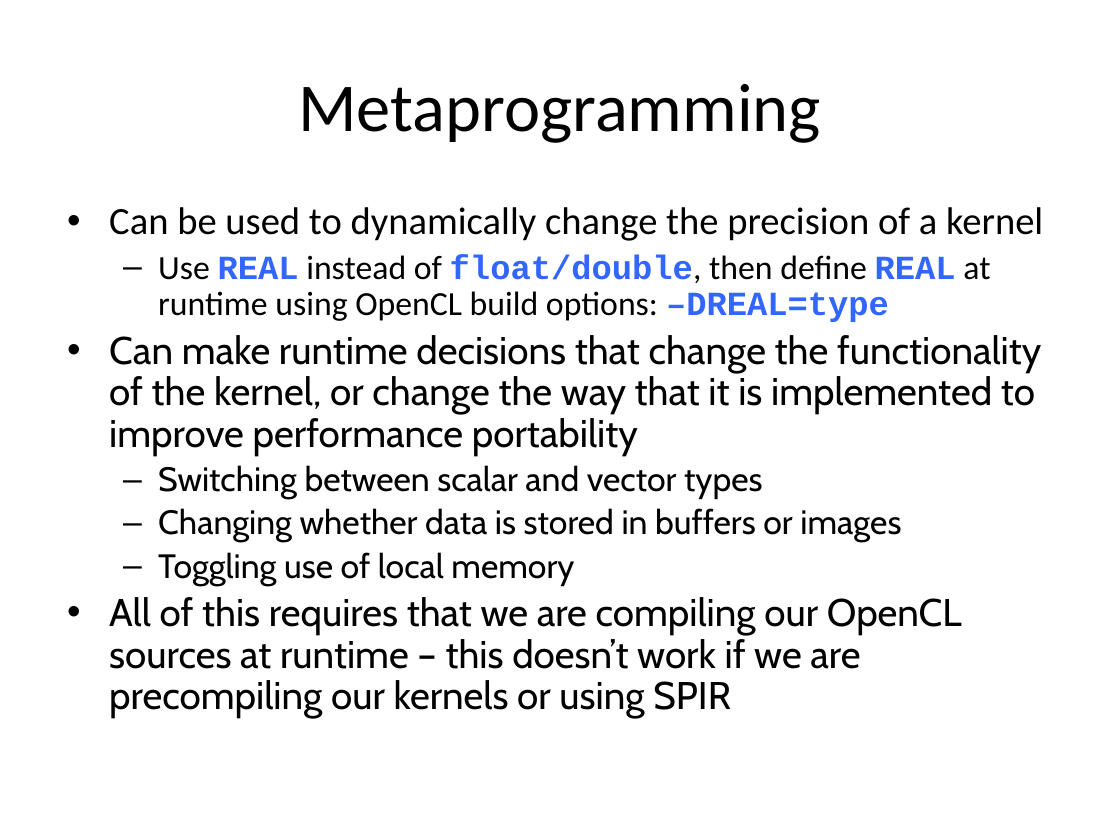
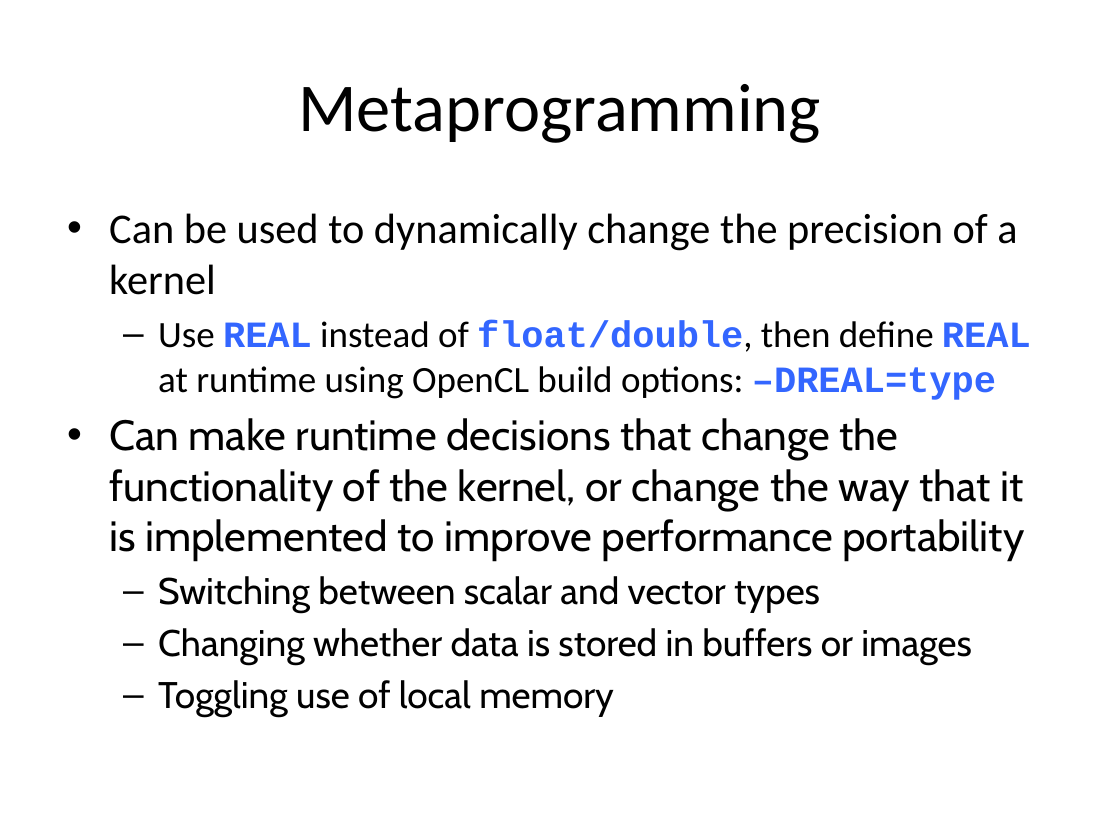
Before and after one commit to UoB-HPC/opencl-training-code, a slide deck: slide 20 of slides/advanced_part2.pptx. Drawn at 1120x840 pixels with LibreOffice and Linux fonts; fonts in the diff are those of the drawing. Boxes give left, top, right and bottom in pixels: in the first picture for what was removed or moved away, otherwise in the second. Text is boxed around its words. In the diff, an @@ line names an element or a change of style, - is before the commit and + after.

Commit message:
Add slide about specialization constants in OpenCL 2.2

```diff
--- a/slides/advanced_part2.pptx
+++ b/slides/advanced_part2.pptx
@@ text "Can be used to dynamically ..." at <box>109,213,1031,717</box>: size 24.8 to 27.2 pt in "Can be used to dynamically change the ...", "Can make runtime decisions that change the ..."; size 21.7 to 23.8 pt in "Use REAL instead of float/double, then define ...", "Switching between scalar and vector types", "Changing whether data is stored in buffers ...", "Toggling use of local memory"; line spacing 0.9 to 1 @@
@@ text at <box>109,597,962,718</box>: paragraph removed @@
-• All of this requires that we are compiling our OpenCL sources at runtime – this doesn’t work if we are precompiling our kernels or using SPIR
```
Also in this commit, not shown: 3 other slides changed, 1 slide added.
